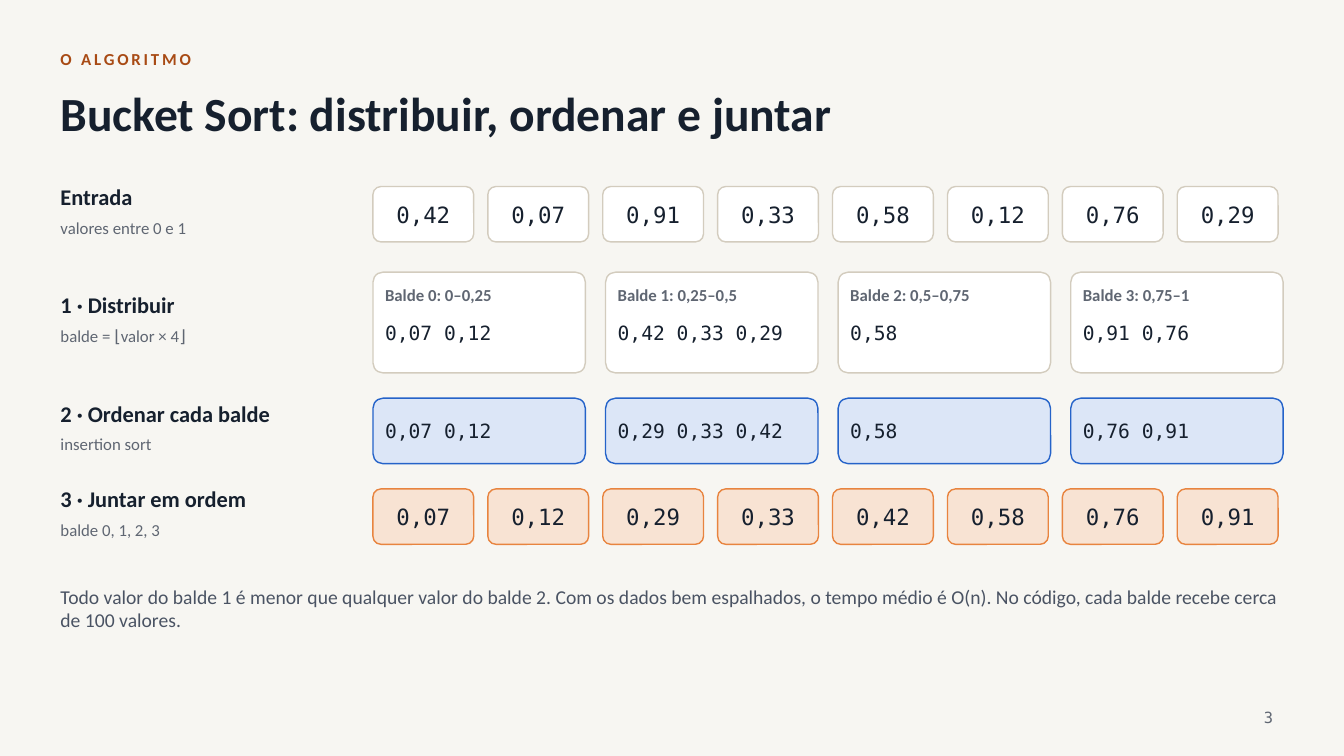
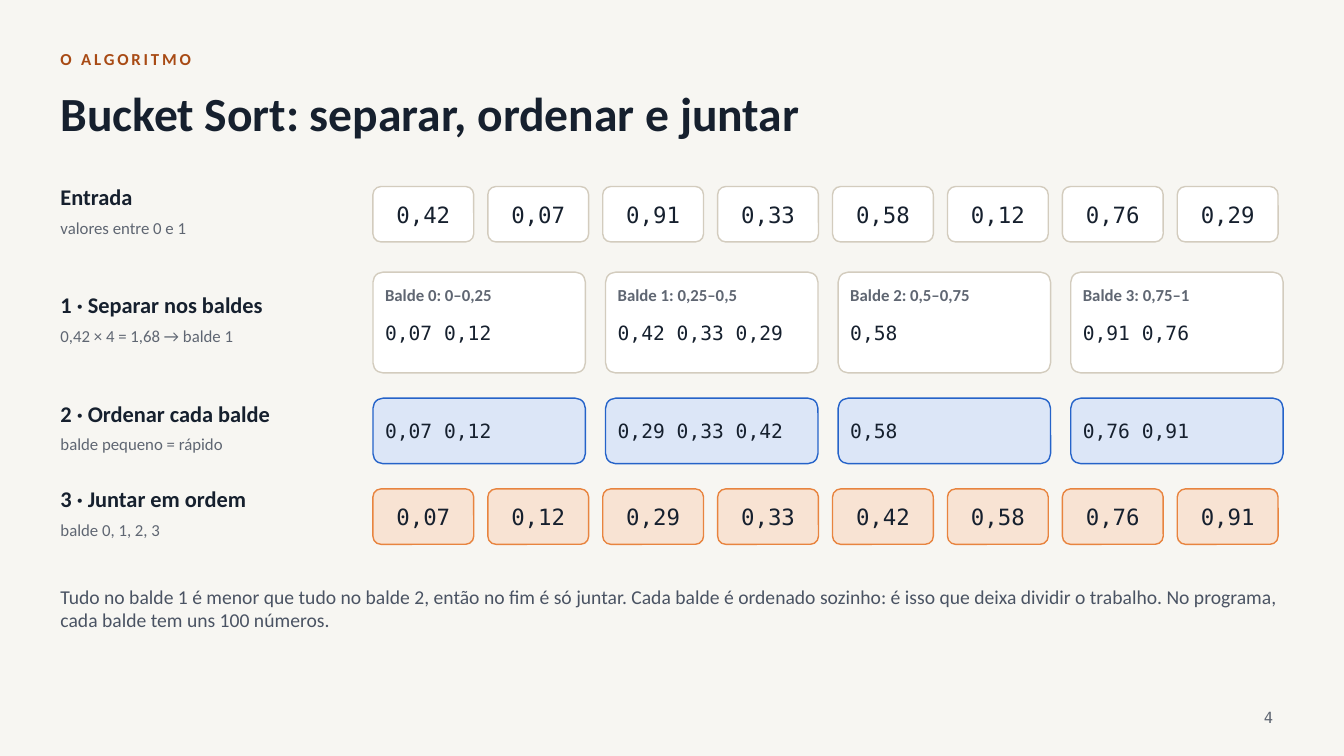
Before and after one commit to Dev2MundialMix/m3_1_bucket_sort, a slide deck: slide 4 of apresentacao/bucket_sort_openmp.pptx (slide 3 before the commit). Drawn at 1344x756 pixels with LibreOffice and Linux fonts; fonts in the diff are those of the drawing. Boxes give left, top, right and bottom in pixels: in the first picture for what was removed or moved away, otherwise in the second. Text is boxed around its words. In the diff, an @@ line names an element or a change of style, - is before the commit and + after.

```diff
--- a/apresentacao/bucket_sort_openmp.pptx
+++ b/apresentacao/bucket_sort_openmp.pptx
@@ title at [60,97,799,139]: text changed @@
-Bucket Sort: distribuir, ordenar e juntar
+Bucket Sort: separar, ordenar e juntar
@@ text at [60,297,263,317]: text changed @@
-1 · Distribuir
+1 · Separar nos baldes
@@ text at [60,330,233,344]: text changed @@
-balde = ⌊valor × 4⌋
+0,42 × 4 = 1,68 → balde 1
@@ text at [60,438,223,453]: text changed @@
-insertion sort
+balde pequeno = rápido
@@ text at [60,590,1276,627]: text changed @@
-Todo valor do balde 1 é menor que qualquer valor do balde 2. Com os dados bem espalhados, o tempo médio é O(n). No código, cada balde recebe cerca de 100 valores.
+Tudo no balde 1 é menor que tudo no balde 2, então no fim é só juntar. Cada balde é ordenado sozinho: é isso que deixa dividir o trabalho. No programa, cada balde tem uns 100 números.
@@ page number at [1264,712,1273,723]: text changed @@
-3
+4
```
Also in this commit, not shown: 16 other slides changed, 3 slides added, 1 other file.
